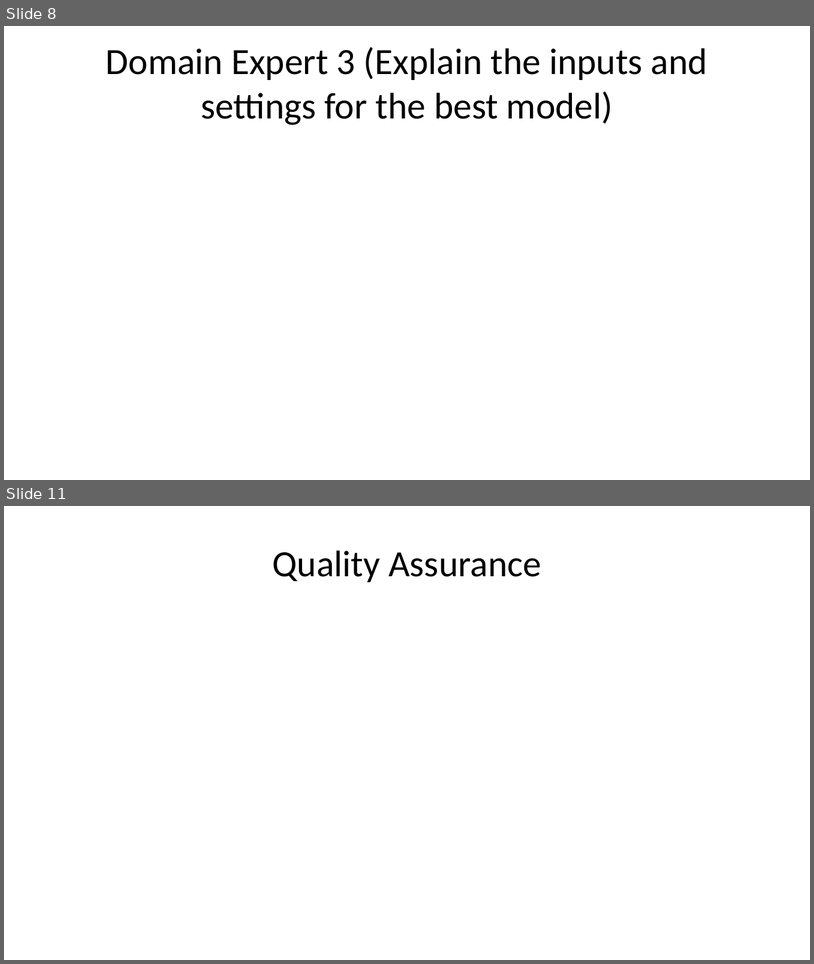
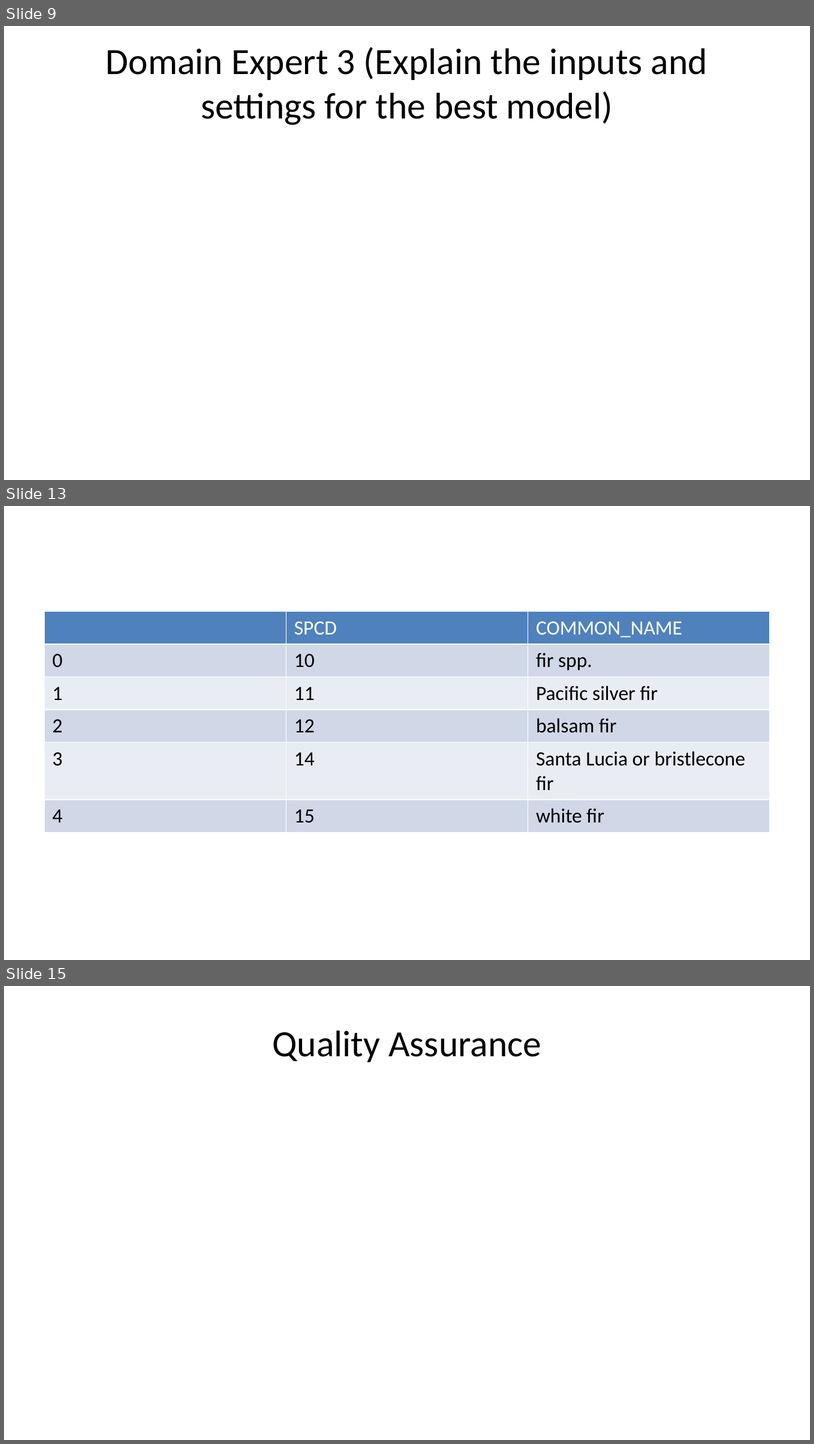
Before and after one commit to deancallahan25/Redwood-Analytics-Portfolio, a slide deck: Project-3/individual-models/data/presentation.pptx. Shown one above the other, each under a label of ours: slides 8 and 11 before the commit, slides 9, 13 and 15 after it; the slides between them are not shown. The pictures are 814x964 and 814x1444 pixels, drawn with LibreOffice and Linux fonts; fonts in the diff are those of the drawing. Boxes give left, top, right and bottom in pixels: in the first picture for what was removed or moved away, otherwise in the second. Text is boxed around its words. In the diff, an @@ line names an element or a change of style, - is before the commit and + after.

```diff
--- a/Project-3/individual-models/data/presentation.pptx
+++ b/Project-3/individual-models/data/presentation.pptx
@@ slide 13 added at bbox=[4, 506, 810, 960], background #FFFFFF @@
@@ table added at bbox=[44, 612, 770, 911], 6 rows, 3 columns @@
+ | SPCD | COMMON_NAME
+0 | 10 | fir spp.
+1 | 11 | Pacific silver fir
+2 | 12 | balsam fir
+3 | 14 | Santa Lucia or bristlecone fir
+4 | 15 | white fir
@@ what was slide 8 is now slide 9 @@
@@ what was slide 11 is now slide 15 @@
```
Also in this commit, not shown: 2 slides changed, 5 other slides added, 2 slides removed.
